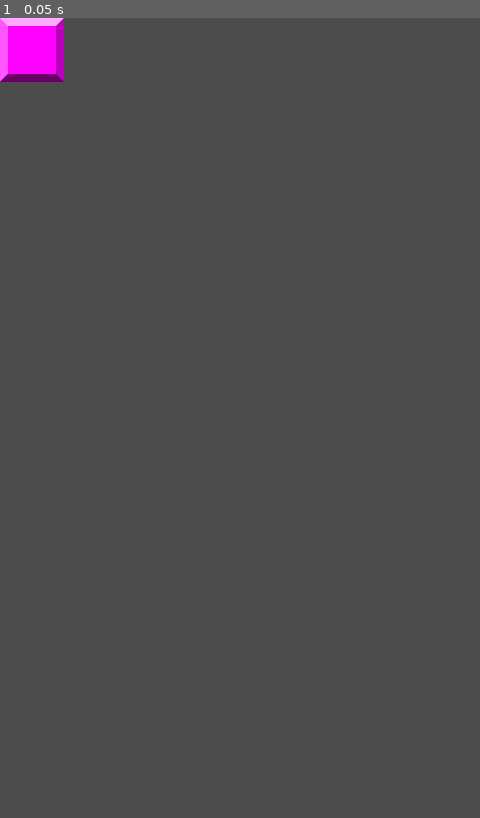
Above: before the commit, frame 1.
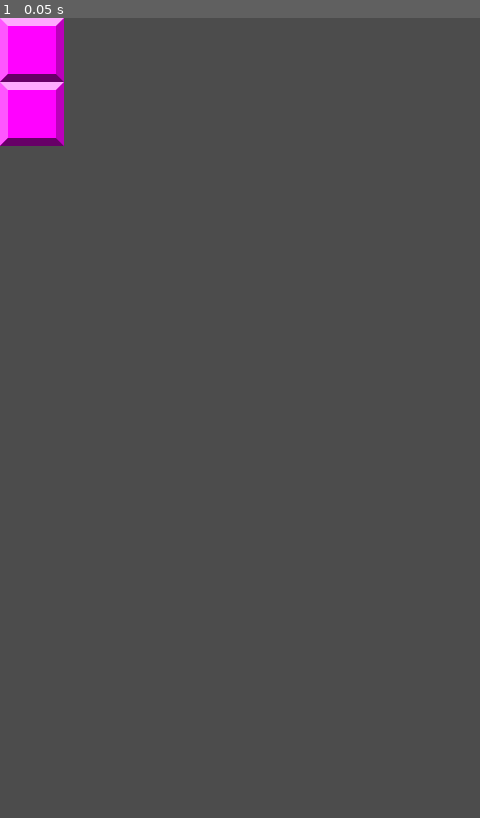
Above: after the commit, the same moment.

Repository: takahawk/gamedev-studies
Game: Godot game, scene res://O-Block.tscn
Same seed, same stepped clock (60 frames per second), same inputs: the game is played once before the commit and once after it. This scene is started directly instead of the project's main scene.
Inputs:
- Up to frame 1 (0.05 s): no input

The runs differ from the first frame. In frame 1, 1.1% of the frame differs, in the area x 0-14%, y 8-16%.

Commit message:
Refactor block positioning

Diff:
--- a/tetris/O-Block.tscn
+++ b/tetris/O-Block.tscn
@@ -4,26 +4,26 @@
 [ext_resource path="res://Block.gd" type="Script" id=2]
 [ext_resource path="res://cell_magenta.png" type="Texture" id=3]
 
-[node name="Block" type="Area2D"]
+[node name="Block" type="Node2D"]
 script = ExtResource( 2 )
 color = "magenta"
 
 [node name="Cell1" parent="." instance=ExtResource( 1 )]
+position = Vector2( 32, 96 )
+texture = ExtResource( 3 )
+color = "magenta"
+
+[node name="Cell2" parent="." instance=ExtResource( 1 )]
+position = Vector2( -32, 96 )
+texture = ExtResource( 3 )
+color = "magenta"
+
+[node name="Cell3" parent="." instance=ExtResource( 1 )]
 position = Vector2( 32, 32 )
 texture = ExtResource( 3 )
 color = "magenta"
 
-[node name="Cell2" parent="." instance=ExtResource( 1 )]
+[node name="Cell4" parent="." instance=ExtResource( 1 )]
 position = Vector2( -32, 32 )
 texture = ExtResource( 3 )
 color = "magenta"
-
-[node name="Cell3" parent="." instance=ExtResource( 1 )]
-position = Vector2( 32, -32 )
-texture = ExtResource( 3 )
-color = "magenta"
-
-[node name="Cell4" parent="." instance=ExtResource( 1 )]
-position = Vector2( -32, -32 )
-texture = ExtResource( 3 )
-color = "magenta"
--- a/tetris/S-Block.tscn
+++ b/tetris/S-Block.tscn
@@ -9,21 +9,21 @@
 color = "cyan"
 
 [node name="Cell1" parent="." instance=ExtResource( 1 )]
-position = Vector2( 0, 32 )
+position = Vector2( 32, 96 )
 texture = ExtResource( 3 )
 color = "cyan"
 
 [node name="Cell2" parent="." instance=ExtResource( 1 )]
-position = Vector2( -64, 32 )
+position = Vector2( -32, 96 )
 texture = ExtResource( 3 )
 color = "cyan"
 
 [node name="Cell3" parent="." instance=ExtResource( 1 )]
-position = Vector2( 0, -32 )
+position = Vector2( 32, 32 )
 texture = ExtResource( 3 )
 color = "cyan"
 
 [node name="Cell4" parent="." instance=ExtResource( 1 )]
-position = Vector2( 64, -32 )
+position = Vector2( 96, 32 )
 texture = ExtResource( 3 )
 color = "cyan"
--- a/tetris/T-Block.tscn
+++ b/tetris/T-Block.tscn
@@ -9,21 +9,21 @@
 color = "green"
 
 [node name="Cell1" parent="." instance=ExtResource( 1 )]
-position = Vector2( 0, 32 )
+position = Vector2( 32, 96 )
 texture = ExtResource( 2 )
 color = "green"
 
 [node name="Cell2" parent="." instance=ExtResource( 1 )]
-position = Vector2( 64, -32 )
+position = Vector2( 96, 32 )
 texture = ExtResource( 2 )
 color = "green"
 
 [node name="Cell3" parent="." instance=ExtResource( 1 )]
-position = Vector2( 0, -32 )
+position = Vector2( 32, 32 )
 texture = ExtResource( 2 )
 color = "green"
 
 [node name="Cell4" parent="." instance=ExtResource( 1 )]
-position = Vector2( -64, -32 )
+position = Vector2( -32, 32 )
 texture = ExtResource( 2 )
 color = "green"
--- a/tetris/Tetris.gd
+++ b/tetris/Tetris.gd
@@ -14,6 +14,7 @@
 var colors = ["red", "green", "blue", "cyan", "yellow", "magenta"]
 
 var rng = RandomNumberGenerator.new()
+var game = [[]]
 
 func _ready():
 	rng.randomize()
@@ -22,6 +23,11 @@
 
 
 func new_game():
+	game = []
+	game.resize(rows)
+	for i in range(len(game)):
+		game[i] = []
+		game[i].resize(cols)
 	var width = cell_tex.get_width() * cols
 	var height = cell_tex.get_height() * rows
 	$Background.set_size(Vector2(width, height))
@@ -31,8 +37,7 @@
 	var block = get_random_item(blocks).instance()
 	var color = get_random_item(colors)
 	block.color = color
-	var pos = cell_to_xy(Vector2(cols / 2 - 1, 0))
-	pos += block.get_rect().size / 2
+	var pos = cell_to_xy(Vector2(cols / 2, 0))
 	block.set_position(pos)
 	add_child(block)
 
--- a/tetris/Z-Block.tscn
+++ b/tetris/Z-Block.tscn
@@ -9,21 +9,21 @@
 color = "cyan"
 
 [node name="Cell1" parent="." instance=ExtResource( 1 )]
-position = Vector2( 0, 32 )
+position = Vector2( -32, 96 )
 texture = ExtResource( 2 )
 color = "cyan"
 
 [node name="Cell2" parent="." instance=ExtResource( 1 )]
-position = Vector2( 64, 32 )
+position = Vector2( 32, 96 )
 texture = ExtResource( 2 )
 color = "cyan"
 
 [node name="Cell3" parent="." instance=ExtResource( 1 )]
-position = Vector2( 0, -32 )
+position = Vector2( -32, 32 )
 texture = ExtResource( 2 )
 color = "cyan"
 
 [node name="Cell4" parent="." instance=ExtResource( 1 )]
-position = Vector2( -64, -32 )
+position = Vector2( -96, 32 )
 texture = ExtResource( 2 )
 color = "cyan"
